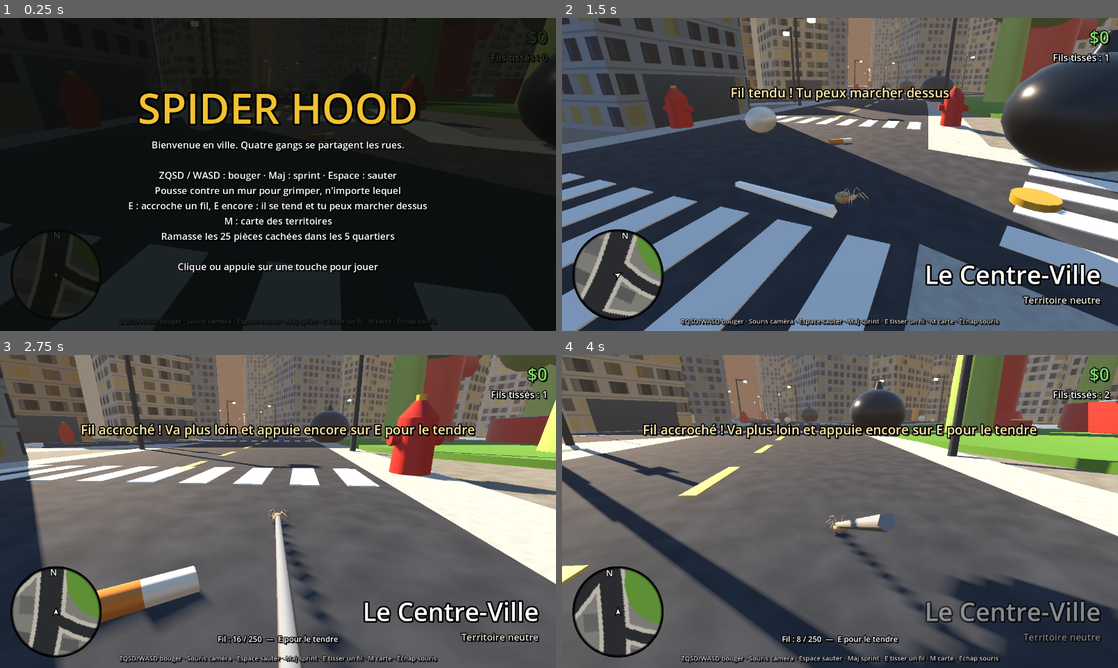
Above: before the commit, frames 1-4 (two rows, left to right).
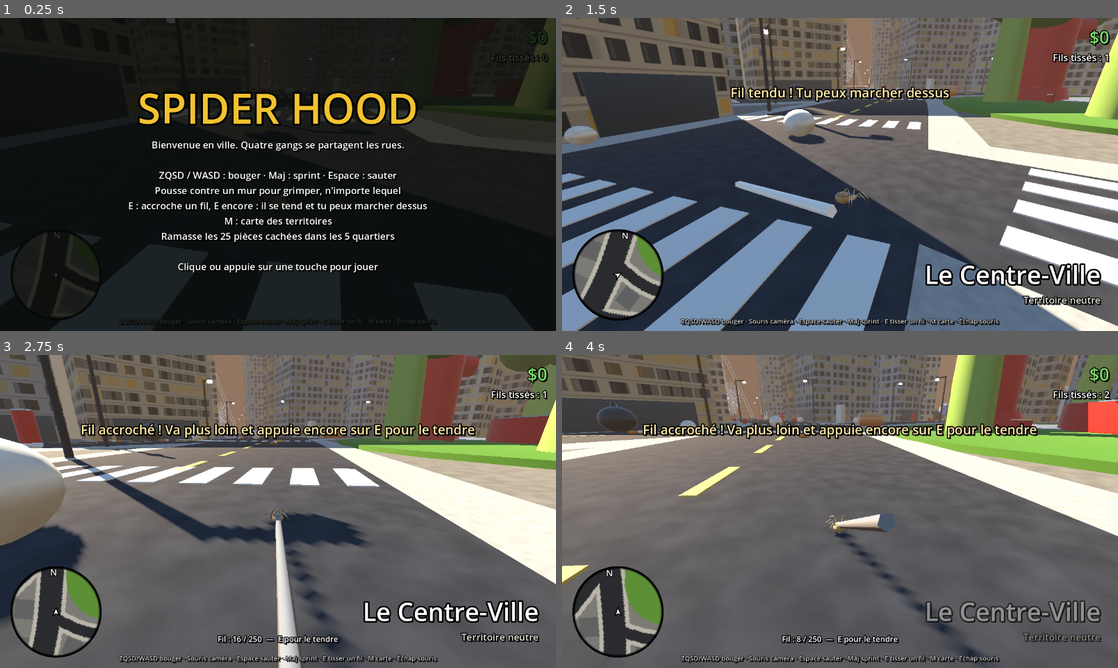
Above: after the commit, the same moments.

Repository: Raffuux/GameJam-2026
Game: Godot game, scene res://scenes/main.tscn
Same seed, same stepped clock (60 frames per second), same inputs: the game is played once before the commit and once after it.
Inputs (mouse positions are in pixels of both pictures, inside the frame that each line leads up to):
- Up to frame 1 (0.25 s): no input
- Up to frame 2 (1.5 s): tap Enter at 0.5 s; move the mouse to (962, 158) at 0.52 s; hold D (move_right) 0.53-1.28 s; tap E (silk) at 0.6, 1.35 s; click (962, 158) at 0.67 s; tap Space (jump) at 0.77, 1.07 s; move the mouse to (812, 174) at 1.27 s; hold W (move_forward) from 1.28 s (still down)
- Up to frame 3 (2.75 s): keep holding W (move_forward); tap Space (jump) at 1.52, 1.82 s; move the mouse to (289, 505) at 2.02 s; hold Shift (sprint) from 2.03 s (still down); tap E (silk) at 2.3 s
- Up to frame 4 (4 s): keep holding W (move_forward); move the mouse to (834, 517) at 2.77 s; release Shift (sprint) at 2.78 s; tap E (silk) at 2.85, 3.6 s; tap Space (jump) at 3.02, 3.32, 3.77 s; move the mouse to (878, 514) at 3.52 s

The runs differ from the first frame. In frame 1, 1.1% of the frame differs, in the area x 26-100%, y 0-43%; in frame 2, 29%, in the area x 0-100%, y 0-100%; in frame 3, 18%; in frame 4, 19%.

Commit message:
Bâtiments propres à chaque gang : fourmilières, tours à toiles, tours de déchets, docks
Co-Authored-By: Claude Opus 5.5 (1M context) <noreply@anthropic.com>
Claude-Session: https://claude.ai/code/session_01B9s6QRz2AjPQ3ctkbFFHFF

Diff:
--- a/scripts/city/city.gd
+++ b/scripts/city/city.gd
@@ -6,6 +6,7 @@
 const Builder := preload("res://scripts/city/builder.gd")
 const Props := preload("res://scripts/city/props.gd")
 const Tex := preload("res://scripts/city/textures.gd")
+const GangBuildings := preload("res://scripts/city/gang_buildings.gd")
 
 ## Hauteurs des couches de la chaussée (le sol est à 0).
 const SIDEWALK_Y := 0.4
@@ -27,10 +28,10 @@
 ## Couleurs, hauteurs, largeur sur rue, profondeur, écart entre immeubles, par quartier.
 const STYLE := {
 	"centre": {"colors": ["c9c3b5", "a7b4c2", "d8cfc0", "8fa3b8", "e2dccf", "b7a99a"], "h": [140.0, 380.0], "w": [48.0, 85.0], "d": [45.0, 80.0], "gap": [5.0, 12.0], "model": "building_tower"},
-	"tisseuses": {"colors": ["4b3f57", "3d3646", "5a4d66", "2e2a35", "54485e"], "h": [70.0, 180.0], "w": [26.0, 48.0], "d": [30.0, 55.0], "gap": [2.0, 5.0], "model": ""},
+	"tisseuses": {"colors": ["4b3f57", "3d3646", "5a4d66", "2e2a35", "54485e"], "h": [70.0, 180.0], "w": [34.0, 60.0], "d": [34.0, 60.0], "gap": [3.0, 8.0], "model": ""},
 	"prieurs": {"colors": ["8d6e57", "7a6a5a", "9a8a73", "6e5a4a"], "h": [35.0, 70.0], "w": [60.0, 100.0], "d": [50.0, 80.0], "gap": [10.0, 22.0], "model": ""},
 	"nuee": {"colors": ["7d8a8f", "6b7378", "8a8f7d", "5f676b"], "h": [40.0, 110.0], "w": [38.0, 70.0], "d": [35.0, 65.0], "gap": [8.0, 18.0], "model": "building_carton"},
-	"colonie": {"colors": ["b5835a", "c49a6c", "a8714a", "9a6a48"], "h": [30.0, 90.0], "w": [34.0, 64.0], "d": [32.0, 60.0], "gap": [6.0, 16.0], "model": "building_box"},
+	"colonie": {"colors": ["b5835a", "c49a6c", "a8714a", "9a6a48"], "h": [60.0, 130.0], "w": [55.0, 95.0], "d": [55.0, 95.0], "gap": [4.0, 12.0], "model": "building_box"},
 }
 
 
@@ -357,7 +358,11 @@
 	if zone == "centre":
 		# les tours les plus hautes près du cœur de la ville
 		h *= lerpf(1.25, 0.75, clampf(c.length() / 350.0, 0.0, 1.0))
-	if zone == "prieurs":
+	# dans les territoires, la plupart des bâtiments sont ceux du gang (fourmilières, toiles...)
+	var custom := zone != "centre" and b.rng.randf() < 0.85
+	if custom:
+		h = GangBuildings.build(b, zone, g, size, h)
+	elif zone == "prieurs":
 		_warehouse(g, size, h)
 	else:
 		h = _building(g, size, h, zone)
@@ -368,12 +373,13 @@
 	if gang == "":
 		return
 	if b.rng.randf() < 0.4:
-		_gang_flag(zone, Vector3(size.x * 0.3, h, size.y * 0.3), 24.0, g)
-	if b.rng.randf() < 0.6:
+		var top := Vector3(0, h - 1.0, 0) if custom else Vector3(size.x * 0.3, h, size.y * 0.3)
+		_gang_flag(zone, top, 24.0, g)
+	if not custom and b.rng.randf() < 0.6:
 		var tag := gang.split(" ")[1].to_upper()
 		var l := b.label(tag, Vector3(b.rand(-size.x * 0.2, size.x * 0.2), b.rand(8, 18), size.y / 2.0 + 0.3), color, 140, 0.0, g)
 		l.rotation.z = b.rand(-0.15, 0.15)
-	if zone == "tisseuses" and b.rng.randf() < 0.5:
+	if zone == "tisseuses" and not custom and b.rng.randf() < 0.5:
 		b.box(Vector3(0, b.rand(20, 40), size.y / 2.0 + 0.4), Vector3(size.x * 0.6, 1.2, 0.4), b.glow(color, 4.0), false, 0.0, g, "", false)
 	# poubelles dans les ruelles entre les immeubles
 	if b.rng.randf() < 0.35:
--- /dev/null
+++ b/scripts/city/gang_buildings.gd
@@ -0,0 +1,320 @@
+extends RefCounted
+## Les constructions de chaque gang, à la place des immeubles humains :
+## fourmilières pour la Colonie, tours tendues de grosses toiles pour les Tisseuses,
+## tours de déchets pour la Nuée, docks en boîtes de sardines et abris de feuilles pour les Prieurs.
+## Chaque fonction construit en local dans le groupe `g` (façade côté +z) et renvoie la hauteur du toit.
+## Si le fil des assets fournit `gang_<gang>_<n>.glb` (n = 1, 2, 3...), le modèle est pris en priorité.
+
+const Builder := preload("res://scripts/city/builder.gd")
+const Props := preload("res://scripts/city/props.gd")
+
+
+static func build(b: Builder, zone: String, g: Node3D, size: Vector2, h: float) -> float:
+	var got := _try_models(b, zone, g, size, h)
+	if got > 0.0:
+		return got
+	match zone:
+		"colonie":
+			return anthill(b, g, size, h)
+		"tisseuses":
+			return web_tower(b, g, size, h) if b.rng.randf() < 0.45 else draped_tower(b, g, size, h)
+		"nuee":
+			var roll := b.rng.randf()
+			if roll < 0.35:
+				return can_tower(b, g, size, h)
+			if roll < 0.6:
+				return bottle_tower(b, g, size, h)
+			return carton(b, g, size, h)
+		"prieurs":
+			return sardine_tin(b, g, size, h) if b.rng.randf() < 0.55 else leaf_shelter(b, g, size, h)
+	return 0.0
+
+
+## Modèles dédiés du fil des assets, s'ils existent : gang_colonie_1.glb, gang_colonie_2.glb...
+static func _try_models(b: Builder, zone: String, g: Node3D, size: Vector2, h: float) -> float:
+	var names := []
+	for n in range(1, 6):
+		if ResourceLoader.exists("res://assets/models/gang_%s_%d.glb" % [zone, n]):
+			names.append("gang_%s_%d" % [zone, n])
+	if names.is_empty() or b.rng.randf() < 0.3:
+		return 0.0
+	var got := b.model(b.pick(names), Vector3.ZERO, 0.0, Vector3(size.x, h, size.y), true, g, "building")
+	return got.y
+
+
+# ---------- Colonie : fourmilières ----------
+
+## Un dôme de terre en gradins, percé d'entrées, hérissé d'aiguilles de pin et de brindilles.
+static func anthill(b: Builder, g: Node3D, size: Vector2, h: float) -> float:
+	var r := minf(size.x, size.y) * 0.5
+	var height := clampf(h * 0.9, r * 0.8, r * 1.7)
+	var tiers := 6
+	var dirt := [Color("8a6a48"), Color("7d5f40"), Color("94744f"), Color("6f5338")]
+	var y := 0.0
+	for k in tiers:
+		var t0 := float(k) / tiers
+		var t1 := float(k + 1) / tiers
+		var r0 := r * (1.0 - t0 * t0 * 0.85)
+		var r1 := r * (1.0 - t1 * t1 * 0.85)
+		var th := height / tiers
+		b.cyl(Vector3(0, y, 0), r1, r0, th, b.mat(dirt[k % dirt.size()], 1.0), true, 14, g, "building" if k == 0 else "")
+		y += th
+	# cratère au sommet
+	b.cyl(Vector3(0, y - 0.2, 0), r * 0.12, r * 0.12, 0.4, Color("1a1410"), false, 10, g)
+	# entrées : des trous sombres tout autour, une grande côté rue
+	b.sphere(Vector3(0, r * 0.18, r * 0.95), r * 0.22, b.mat(Color("140f0b"), 1.0), Vector3(1.2, 0.8, 0.5), false, g)
+	for k in b.rng.randi_range(2, 4):
+		var a := b.rand(0, TAU)
+		var ty := b.rand(0.25, 0.7)
+		var rr := r * (1.0 - ty * ty * 0.85) * 0.97
+		b.sphere(Vector3(sin(a) * rr, height * ty, cos(a) * rr), r * 0.09, b.mat(Color("140f0b"), 1.0), Vector3(1.0, 0.8, 0.6), false, g)
+	# aiguilles de pin et brindilles plantées dans la terre
+	for k in b.rng.randi_range(6, 12):
+		var a := b.rand(0, TAU)
+		var ty := b.rand(0.1, 0.8)
+		var rr := r * (1.0 - ty * ty * 0.85) * 0.9
+		var stick: MeshInstance3D = b.cyl(Vector3.ZERO, 0.6, 0.9, b.rand(r * 0.4, r * 0.9), b.mat(b.pick([Color("a0702a"), Color("6b4a22"), Color("c08a3a")])), false, 5, g)
+		stick.position = Vector3(sin(a) * rr, height * ty, cos(a) * rr)
+		stick.rotation = Vector3(b.rand(-0.9, 0.9), 0, b.rand(-0.9, 0.9))
+	# petits monticules au pied
+	for k in b.rng.randi_range(1, 3):
+		var a := b.rand(0, TAU)
+		var p := Vector3(sin(a) * r * 1.05, 0, cos(a) * r * 1.05)
+		b.cyl(p, r * 0.08, r * 0.3, r * 0.35, b.mat(dirt[1], 1.0), true, 10, g)
+	return height
+
+
+# ---------- Tisseuses : tours et grosses toiles ----------
+
+## Une toile ronde en vrais rubans (visible de loin), dans le plan local XY du nœud renvoyé.
+static func web_mesh(r: float, width: float, spokes: int = 14, rings: int = 9) -> ArrayMesh:
+	var st := SurfaceTool.new()
+	st.begin(Mesh.PRIMITIVE_TRIANGLES)
+	var seg := func(a: Vector2, c: Vector2) -> void:
+		var d := (c - a).normalized()
+		var n := Vector2(-d.y, d.x) * width * 0.5
+		for v in [a + n, c + n, c - n, a + n, c - n, a - n]:
+			st.set_normal(Vector3.BACK)
+			st.add_vertex(Vector3(v.x, v.y, 0))
+	for k in spokes:
+		var a := k / float(spokes) * TAU
+		seg.call(Vector2.ZERO, Vector2(cos(a), sin(a)) * r)
+	# la spirale de capture, légèrement affaissée entre les rayons
+	for ring in range(1, rings + 1):
+		var rr := ring / float(rings) * r
+		for k in spokes:
+			var a1 := k / float(spokes) * TAU
+			var a2 := (k + 1) / float(spokes) * TAU
+			var p1 := Vector2(cos(a1), sin(a1)) * rr
+			var p2 := Vector2(cos(a2), sin(a2)) * rr
+			var mid := (p1 + p2) * 0.5 * 0.9
+			seg.call(p1, mid)
+			seg.call(mid, p2)
+	return st.commit()
+
+
+static func _silk_mat(b: Builder) -> Material:
+	return b.mat(Color(0.96, 0.97, 1.0, 0.85), 0.3, {
+		"transparency": BaseMaterial3D.TRANSPARENCY_ALPHA,
+		"cull_mode": BaseMaterial3D.CULL_DISABLED,
+		"emission_enabled": true, "emission": Color("9aa4b8"), "emission_energy_multiplier": 0.5,
+	})
+
+
+static func web(b: Builder, parent: Node3D, center: Vector3, r: float, rot_y: float, tilt: float = 0.0) -> MeshInstance3D:
+	var mi := MeshInstance3D.new()
+	mi.mesh = web_mesh(r, maxf(0.5, r * 0.018))
+	mi.material_override = _silk_mat(b)
+	mi.cast_shadow = GeometryInstance3D.SHADOW_CASTING_SETTING_OFF
+	mi.position = center
+	mi.rotation = Vector3(tilt, rot_y, 0)
+	parent.add_child(mi)
+	return mi
+
+
+## Un cocon de soie suspendu (on peut grimper dessus).
+static func cocoon(b: Builder, parent: Node3D, pos: Vector3, r: float) -> void:
+	b.sphere(pos, r, b.mat(Color("ecebe6"), 0.6), Vector3(1.0, 1.7, 1.0), true, parent)
+	b.cyl(pos + Vector3(0, r * 1.5, 0), 0.25, 0.25, r * 2.0, _silk_mat(b), false, 4, parent)
+
+
+## Trois ou quatre brindilles géantes plantées en faisceau, reliées par de grandes toiles et des cocons.
+static func web_tower(b: Builder, g: Node3D, size: Vector2, h: float) -> float:
+	var height := h * 1.15
+	var bark := b.mat(Color("3a2c22"), 1.0)
+	var n := b.rng.randi_range(3, 4)
+	var tops := []
+	var feet := []
+	for k in n:
+		var a := k / float(n) * TAU + b.rand(-0.3, 0.3)
+		var foot := Vector3(sin(a) * size.x * 0.42, 0, cos(a) * size.y * 0.42)
+		var top := Vector3(sin(a) * size.x * 0.12, height * b.rand(0.85, 1.0), cos(a) * size.y * 0.12)
+		feet.append(foot)
+		tops.append(top)
+		_beam(b, g, foot, top, b.rand(2.2, 3.2), bark, k == 0)
+	# grandes toiles tendues entre chaque paire de brindilles
+	for k in n:
+		var p: Vector3 = (feet[k] + tops[k]) * 0.5
+		var q: Vector3 = (feet[(k + 1) % n] + tops[(k + 1) % n]) * 0.5
+		var mid := (p + q) * 0.5
+		var r := p.distance_to(q) * 0.55
+		web(b, g, mid + Vector3(0, b.rand(-height * 0.15, height * 0.2), 0), r, atan2(q.x - p.x, q.z - p.z) - PI / 2.0)
+	# toile au sommet, presque à plat : une plateforme
+	web(b, g, Vector3(0, height * 0.9, 0), minf(size.x, size.y) * 0.4, 0.0, -PI / 2.0)
+	b.box(Vector3(0, height * 0.9 - 0.3, 0), Vector3(size.x * 0.35, 0.6, size.y * 0.35), Color(0, 0, 0, 0), true, 0.0, g).visible = false
+	for k in b.rng.randi_range(2, 4):
+		cocoon(b, g, Vector3(b.rand(-size.x * 0.2, size.x * 0.2), b.rand(height * 0.25, height * 0.7), b.rand(-size.y * 0.2, size.y * 0.2)), b.rand(4.0, 7.0))
+	# fils d'ancrage jusqu'au sol, on peut y marcher
+	for k in 2:
+		var top: Vector3 = tops[k]
+		var ground := Vector3(top.x * 4.0, 0.5, top.z * 4.0 + size.y * 0.3)
+		b.silk(g.transform * (top + Vector3(0, -4, 0)), g.transform * ground, b.root)
+	return height
+
+
+## Une tour sombre de l'ancien quartier, emmaillotée de soie : voiles sur les étages hauts, toiles géantes sur les façades.
+static func draped_tower(b: Builder, g: Node3D, size: Vector2, h: float) -> float:
+	b.box(Vector3.ZERO, Vector3(size.x, h, size.y), b.mat(Color(b.pick(["2e2a35", "3d3646", "4b3f57"])), 0.9), true, 0.0, g, "building")
+	b.box(Vector3(0, h, 0), Vector3(size.x + 2, 1.5, size.y + 2), b.mat(Color("1f1c24"), 0.9), true, 0.0, g)
+	# fenêtres violettes allumées
+	for k in b.rng.randi_range(3, 7):
+		b.box(Vector3(b.rand(-size.x * 0.35, size.x * 0.35), b.rand(10, h - 10), size.y / 2.0 + 0.2), Vector3(5, 7, 0.3), b.glow(Color("b07ad6"), 1.6), false, 0.0, g, "", false)
+	# voile de soie autour du haut de la tour
+	var veil_h := h * b.rand(0.35, 0.6)
+	var veil := b.mat(Color(0.95, 0.95, 1.0, 0.28), 0.3, {"transparency": BaseMaterial3D.TRANSPARENCY_ALPHA, "cull_mode": BaseMaterial3D.CULL_DISABLED})
+	b.box(Vector3(0, h - veil_h, 0), Vector3(size.x + 3, veil_h + 3, size.y + 3), veil, false, 0.0, g, "", false)
+	# toile géante sur la façade côté rue
+	web(b, g, Vector3(0, h * 0.5, size.y / 2.0 + 1.0), minf(size.x * 0.6, h * 0.45), 0.0)
+	# une toile en coin, entre la tour et le sol
+	var corner := Vector3(size.x / 2.0, 0, size.y / 2.0)
+	web(b, g, corner + Vector3(6, h * 0.25, 6), h * 0.22, PI / 4.0, 0.25)
+	# fils d'ancrage depuis le toit
+	for s in [-1.0, 1.0]:
+		var top := Vector3(s * size.x / 2.0, h, size.y / 2.0)
+		var ground := Vector3(s * (size.x / 2.0 + 10.0), 0.5, size.y / 2.0 + h * 0.35)
+		b.silk(g.transform * top, g.transform * ground, b.root)
+	if b.rng.randf() < 0.5:
+		cocoon(b, g, Vector3(size.x / 2.0 + 4.0, h * 0.6, 0), 5.0)
+	return h
+
+
+## Une poutre (brindille, poteau) entre deux points locaux, avec collision.
+static func _beam(b: Builder, g: Node3D, from: Vector3, to: Vector3, r: float, m: Material, record: bool) -> void:
+	var length := from.distance_to(to)
+	var mi: MeshInstance3D = b.cyl(Vector3.ZERO, r * 0.7, r, length, m, true, 7, g, "")
+	var body := mi.get_parent() as Node3D
+	body.position = (from + to) * 0.5
+	var dir := (to - from).normalized()
+	var axis := Vector3.UP.cross(dir)
+	if axis.length() > 0.001:
+		body.basis = Basis(axis.normalized(), Vector3.UP.angle_to(dir))
+	if record:
+		b.record_footprint(g.transform * Vector3((from.x + to.x) * 0.5, 0, (from.z + to.z) * 0.5), Vector3(r * 6, 0, r * 6), g.rotation.y, to.y, "building")
+
+
+# ---------- Nuée : tours de déchets ----------
+
+## Canettes géantes empilées, cabossées, avec des fenêtres percées.
+static func can_tower(b: Builder, g: Node3D, size: Vector2, h: float) -> float:
+	var r := minf(size.x, size.y) * 0.48
+	var colors := [Color("d62828"), Color("2a9d8f"), Color("f4a261"), Color("e9e3d6"), Color("2f6fd6")]
+	var y := 0.0
+	var n := clampi(int(h / (r * 1.6)), 1, 4)
+	for k in n:
+		var ch := r * b.rand(1.5, 1.9)
+		var col: Color = b.pick(colors)
+		var rr := r * (1.0 - k * 0.06)
+		var off := Vector3(b.rand(-2, 2), y, b.rand(-2, 2))
+		b.cyl(off, rr, rr, ch, b.mat(col, 0.35, {"metallic": 0.6}), true, 18, g, "building" if k == 0 else "")
+		b.cyl(off + Vector3(0, ch * 0.4, 0), rr + 0.2, rr + 0.2, ch * 0.15, b.mat(Color("f2f2f2"), 0.4, {"metallic": 0.5}), false, 18, g)
+		b.cyl(off + Vector3(0, ch, 0), rr * 0.8, rr, 1.5, b.mat(Color("c9c9c9"), 0.3, {"metallic": 0.8}), true, 18, g)
+		for w in b.rng.randi_range(2, 4):
+			var a := b.rand(-0.8, 0.8)
+			b.box(off + Vector3(sin(a) * rr, b.rand(4, ch - 8), cos(a) * rr), Vector3(5, 6, 0.6), b.glow(Color("ffd98a"), 1.2), false, a, g, "", false)
+		y += ch + 1.5
+	# languette d'ouverture au sommet
+	b.box(Vector3(r * 0.2, y, 0), Vector3(r * 0.5, 0.8, r * 0.25), b.mat(Color("bdbdbd"), 0.3, {"metallic": 0.8}), true, 0.0, g)
+	return y
+
+
+## Une bouteille en plastique géante, debout, habitée.
+static func bottle_tower(b: Builder, g: Node3D, size: Vector2, h: float) -> float:
+	var got := b.model("plastic_bottle", Vector3.ZERO, b.rand(0, TAU), Vector3(size.x * 0.9, h * 1.2, size.y * 0.9), true, g, "building")
+	if got != Vector3.ZERO:
+		return got.y
+	var r := minf(size.x, size.y) * 0.4
+	var plastic := b.mat(Color(0.6, 0.85, 0.75, 0.55), 0.1, {"transparency": BaseMaterial3D.TRANSPARENCY_ALPHA})
+	b.cyl(Vector3.ZERO, r, r, h * 0.7, plastic, true, 16, g, "building")
+	b.cyl(Vector3(0, h * 0.7, 0), r * 0.25, r, h * 0.2, plastic, true, 16, g)
+	b.cyl(Vector3(0, h * 0.9, 0), r * 0.3, r * 0.3, h * 0.08, b.mat(Color("2f6fd6")), true, 12, g)
+	b.cyl(Vector3(0, h * 0.25, 0), r + 0.3, r + 0.3, h * 0.2, b.mat(Color("2a9d6f")), false, 16, g)
+	return h * 0.98
+
+
+## Un carton détrempé reconverti en immeuble : scotch, fenêtres découpées au cutter, inscription.
+static func carton(b: Builder, g: Node3D, size: Vector2, h: float) -> float:
+	var hh := h * 0.8
+	var cardboard := b.mat(b.pick([Color("b8925e"), Color("a8844f"), Color("c49e68")]), 1.0)
+	b.box(Vector3.ZERO, Vector3(size.x, hh, size.y), cardboard, true, 0.0, g, "building")
+	# rabats ouverts sur le dessus
+	for s in [-1.0, 1.0]:
+		var flap: MeshInstance3D = b.box(Vector3.ZERO, Vector3(size.x, 0.8, size.y * 0.45), cardboard, false, 0.0, g)
+		flap.position = Vector3(0, hh + size.y * 0.15, s * (size.y / 2.0 + size.y * 0.12))
+		flap.rotation.x = s * 0.9
+	b.box(Vector3(0, hh - 0.1, 0), Vector3(size.x + 0.4, 0.4, 6), b.mat(Color("d9c48a"), 0.4), false, 0.0, g)
+	b.box(Vector3(0, hh * 0.5, size.y / 2.0 + 0.05), Vector3(6, hh, 0.2), b.mat(Color("d9c48a"), 0.4), false, 0.0, g)
+	for k in b.rng.randi_range(3, 6):
+		b.box(Vector3(b.rand(-size.x * 0.38, size.x * 0.38), b.rand(6, hh - 10), size.y / 2.0 + 0.1), Vector3(6, 6, 0.2), Color("1a1a1a"), false, 0.0, g, "", false)
+	b.label(b.pick(["FRAGILE", "CE CÔTÉ EN HAUT", "NUÉE", "↑↑"]), Vector3(0, hh * 0.75, size.y / 2.0 + 0.3), Color("2a2a2a"), 120, 0.0, g)
+	for k in 3:
+		Props.trash_bag(b, g.transform * Vector3(b.rand(-size.x * 0.5, size.x * 0.5), 0, size.y / 2.0 + 3.0), b.rand(5, 9))
+	return hh
+
+
+# ---------- Prieurs : docks et abris de feuilles ----------
+
+## Une boîte de sardines géante : fer-blanc, couvercle à moitié enroulé, étiquette.
+static func sardine_tin(b: Builder, g: Node3D, size: Vector2, h: float) -> float:
+	var hh := clampf(h * 0.45, 16.0, 30.0)
+	var tin := b.mat(Color("b9c0c6"), 0.3, {"metallic": 0.85})
+	b.box(Vector3.ZERO, Vector3(size.x, hh, size.y), tin, true, 0.0, g, "building")
+	b.box(Vector3(0, hh, 0), Vector3(size.x - 4, 0.6, size.y - 4), b.mat(Color("8f979e"), 0.3, {"metallic": 0.85}), true, 0.0, g)
+	# couvercle enroulé sur l'arrière
+	var roll := b.cyl(Vector3.ZERO, 4.0, 4.0, size.x - 4, tin, false, 12, g)
+	roll.rotation.z = PI / 2.0
+	roll.position = Vector3(0, hh + 4.0, -size.y / 2.0 + 4.0)
+	var lid: MeshInstance3D = b.box(Vector3.ZERO, Vector3(size.x - 4, 0.5, size.y * 0.5), tin, true, 0.0, g)
+	lid.get_parent().position = Vector3(0, hh + size.y * 0.15, -size.y * 0.12)
+	lid.get_parent().rotation.x = -0.6
+	# étiquette rouge et bleue des Prieurs
+	b.box(Vector3(0, hh * 0.15, size.y / 2.0 + 0.1), Vector3(size.x * 0.9, hh * 0.7, 0.2), b.mat(Color("d63a2f")), false, 0.0, g, "", false)
+	b.label("SARDINES DES PRIEURS", Vector3(0, hh * 0.5, size.y / 2.0 + 0.35), Color("f2e6c8"), 110, 0.0, g)
+	# porte de quai
+	b.box(Vector3(size.x * 0.3, 0, size.y / 2.0 + 0.2), Vector3(14, 12, 0.4), Color("3a3f45"), false, 0.0, g, "", false)
+	return hh + 1.0
+
+
+## Un temple de mantes : une grande feuille posée en toit sur des tiges, comme une pagode.
+static func leaf_shelter(b: Builder, g: Node3D, size: Vector2, h: float) -> float:
+	var stem := b.mat(Color("5f8a3a"), 0.8)
+	var hh := h * 0.8
+	for sx in [-1.0, 1.0]:
+		for sz in [-1.0, 1.0]:
+			b.cyl(Vector3(sx * size.x * 0.38, 0, sz * size.y * 0.38), 1.8, 2.4, hh, stem, true, 8, g)
+	# salle centrale en écorce
+	b.box(Vector3.ZERO, Vector3(size.x * 0.6, hh * 0.45, size.y * 0.6), b.mat(Color("6b4f36"), 1.0), true, 0.0, g, "building")
+	b.box(Vector3(0, 0, size.y * 0.3 + 0.1), Vector3(10, 14, 0.4), Color("1a120c"), false, 0.0, g, "", false)
+	# toits de feuilles, en étages
+	var leaf_colors := [Color("4f8a2a"), Color("6aa33a"), Color("3f7424")]
+	for k in 2:
+		var y := hh * (0.55 if k == 0 else 1.0)
+		var s := 1.25 - k * 0.35
+		b.sphere(Vector3(0, y, 0), 1.0, b.mat(leaf_colors[k]), Vector3(size.x * 0.6 * s, 4.0, size.y * 0.6 * s), false, g)
+		b.box(Vector3(0, y - 1.0, 0), Vector3(size.x * s, 2.0, size.y * s), Color(0, 0, 0, 0), true, 0.0, g).visible = false
+		# nervure centrale
+		b.box(Vector3(0, y + 2.5, 0), Vector3(1.2, 1.0, size.y * 1.1 * s), b.mat(Color("cfe0a0")), false, 0.0, g, "", false)
+	# lanternes rouges (baies)
+	for k in 4:
+		var a := k / 4.0 * TAU + PI / 4.0
+		b.sphere(Vector3(sin(a) * size.x * 0.45, hh * 0.45, cos(a) * size.y * 0.45), 2.5, b.glow(Color("d63a2f"), 1.5), Vector3.ONE, false, g)
+	return hh + 4.0
--- a/scripts/main.gd
+++ b/scripts/main.gd
@@ -255,7 +255,7 @@
 		["03-toile", -430.0, -320.0, -1.0, 0.8, -0.3, 40.0],
 		["04-port", 330.0, -330.0, -1.0, -0.8, -0.35, 120.0],
 		["05-decharge", 300.0, 250.0, -1.0, -2.3, -0.3, 150.0],
-		["06-chantier", -360.0, 400.0, -1.0, 2.0, -0.3, 60.0],
+		["06-chantier", -330.0, 250.0, -1.0, 2.4, -0.45, 160.0],
 		["07-vue-haute", 0.0, 0.0, 420.0, 0.6, -0.6, 220.0],
 	]
 	for v in views:
Binary file changed: docs/map/chantier.png
Binary file changed: docs/map/decharge.png
Binary file changed: docs/map/port.png
Binary file added: docs/map/toile.png
Binary file changed: docs/map/vue-dessus.png
Binary file changed: docs/map/vue-ensemble.png
Not shown, added: scripts/city/gang_buildings.gd.uid
Not shown, changed: MAP.md
